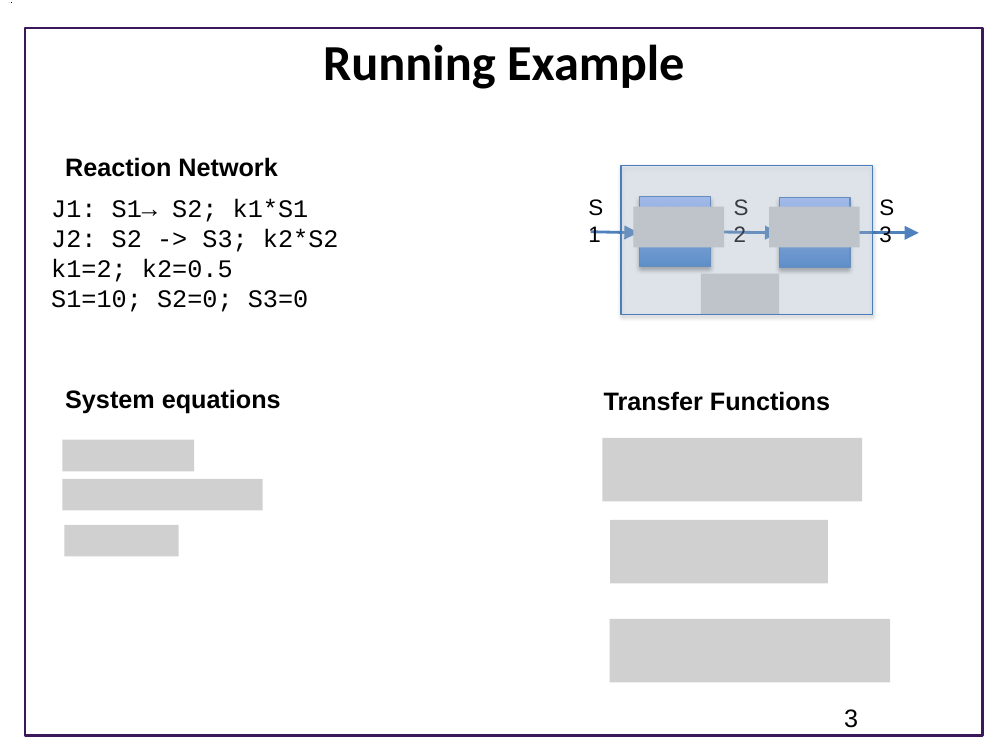
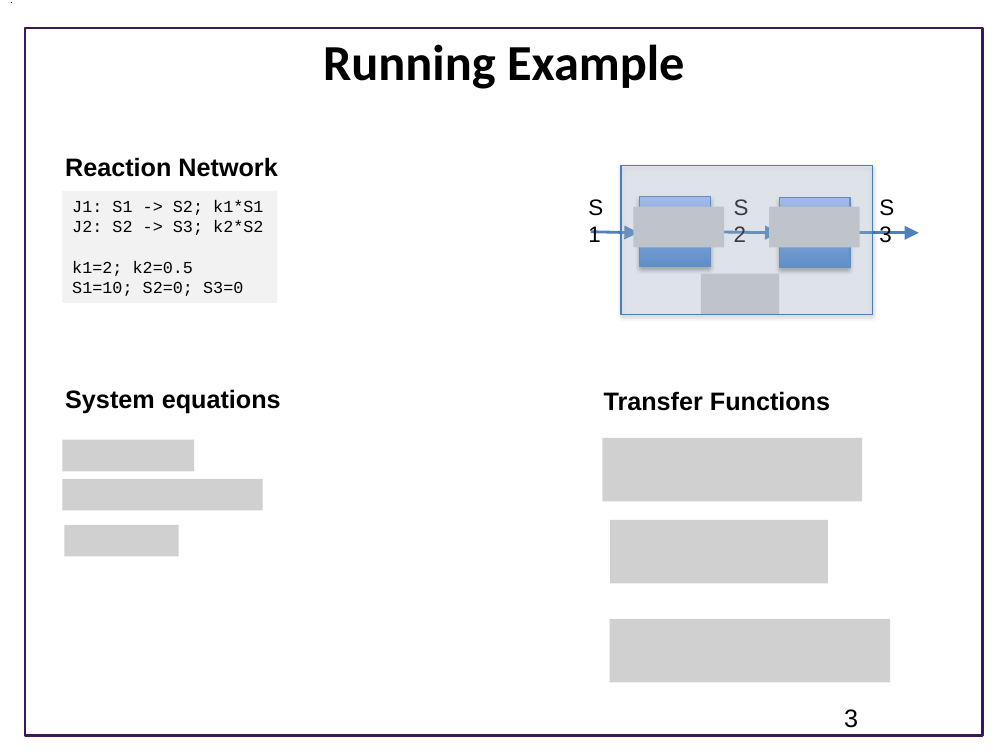
Before and after one commit to joseph-hellerstein/advanced-controls-lectures, a slide deck: slide 3 of Analyzing-Signals-And-Transfer-Functions.pptx. Drawn at 1008x756 pixels with LibreOffice and Linux fonts; fonts in the diff are those of the drawing; grey boxes stand for pictures; background and template pictures are left out. Boxes give left, top, right and bottom in pixels: in the first picture for what was removed or moved away, otherwise in the second. Text is boxed around its words. In the diff, an @@ line names an element or a change of style, - is before the commit and + after.

Commit message:
updates

```diff
--- a/Analyzing-Signals-And-Transfer-Functions.pptx
+++ b/Analyzing-Signals-And-Transfer-Functions.pptx
@@ rectangle "J1: S1 -> S2; k1*S1": place and size @@
-rectangle "J1: S1 -> S2; k1*S1" at (51, 198, 339, 312)
+rectangle "J1: S1 -> S2; k1*S1" at (62, 191, 277, 302)
@@ rectangle "J1: S1 -> S2; k1*S1" at (62, 191, 277, 302): fill none to #F2F2F2 @@
@@ text in rectangle at (72, 200, 263, 215): text changed; size 18 to 12 pt @@
-J1: S1→ S2; k1*S1
+J1: S1 -> S2; k1*S1
@@ text in rectangle at (72, 220, 263, 296): size 18 to 12 pt in "J2: S2 -> S3; k2*S2", "k1=2; k2=0.5", "S1=10; S2=0; S3=0" @@
```
Also in this commit, not shown: 2 other slides changed, 1 slide added, 1 slide removed.
